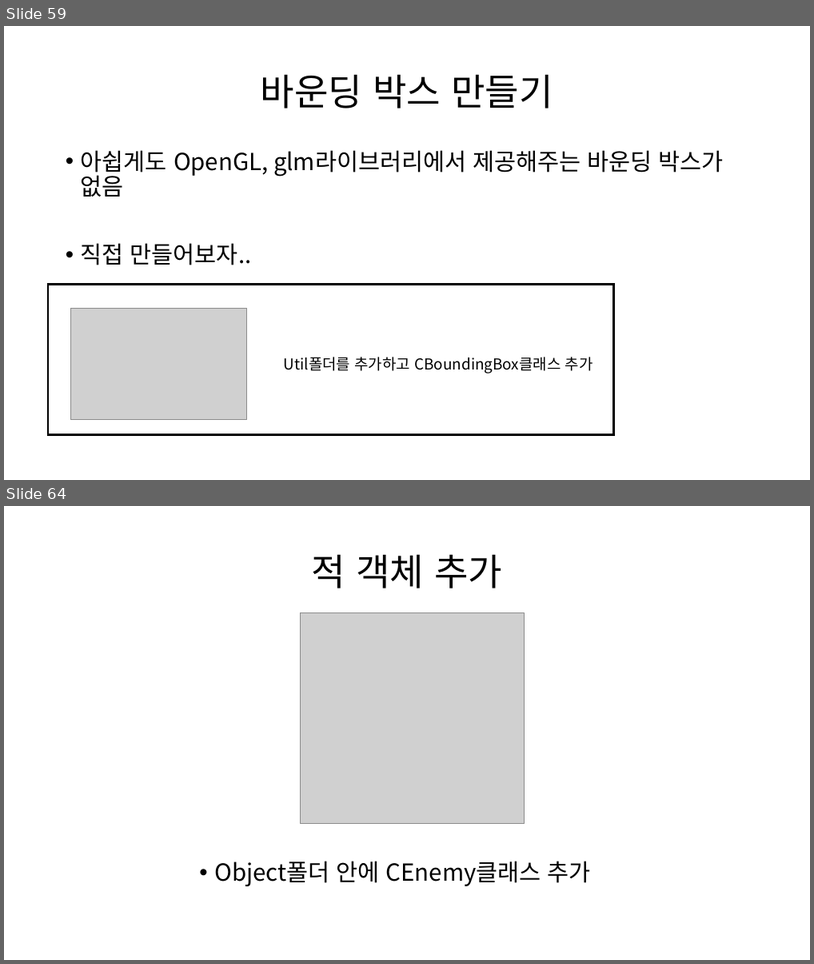
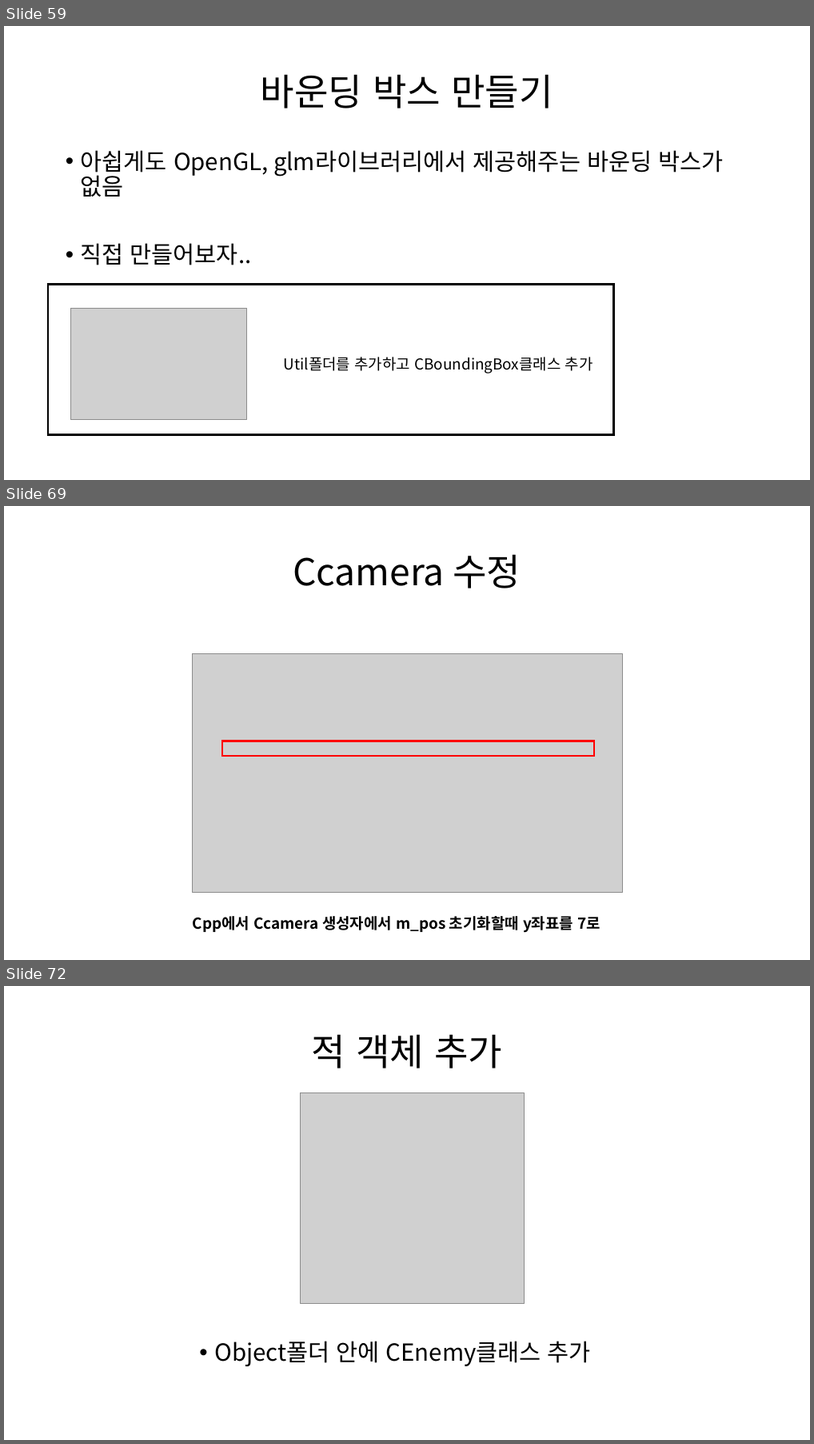
Before and after one commit to Kimseongtae9911/WarpOpenGL, a slide deck: 프레임워크.pptx. Shown one above the other, each under a label of ours: slides 59 and 64 before the commit, slides 59, 69 and 72 after it; the slides between them are not shown. The pictures are 814x964 and 814x1444 pixels, drawn with LibreOffice and Linux fonts; fonts in the diff are those of the drawing; grey boxes stand for pictures. Boxes give left, top, right and bottom in pixels: in the first picture for what was removed or moved away, otherwise in the second. Text is boxed around its words. In the diff, an @@ line names an element or a change of style, - is before the commit and + after.

```diff
--- a/프레임워크.pptx
+++ b/프레임워크.pptx
@@ slide 69 added at (x1=4, y1=506, x2=810, y2=960), background #FFFFFF @@
@@ title added at (x1=293, y1=554, x2=521, y2=588), 44 pt, text #000000 @@
+Ccamera 수정
@@ picture added at (x1=192, y1=654, x2=623, y2=892) @@
@@ rectangle added at (x1=222, y1=740, x2=594, y2=756), outline #FF0000 2.25 pt @@
@@ text added at (x1=193, y1=916, x2=601, y2=932), 18 pt, text #000000, bold @@
+Cpp에서 Ccamera 생성자에서 m_pos 초기화할때 y좌표를 7로
@@ what was slide 64 is now slide 72 @@
```
Also in this commit, not shown: 6 slides changed, 11 other slides added, 6 slides removed, 7 other files.
